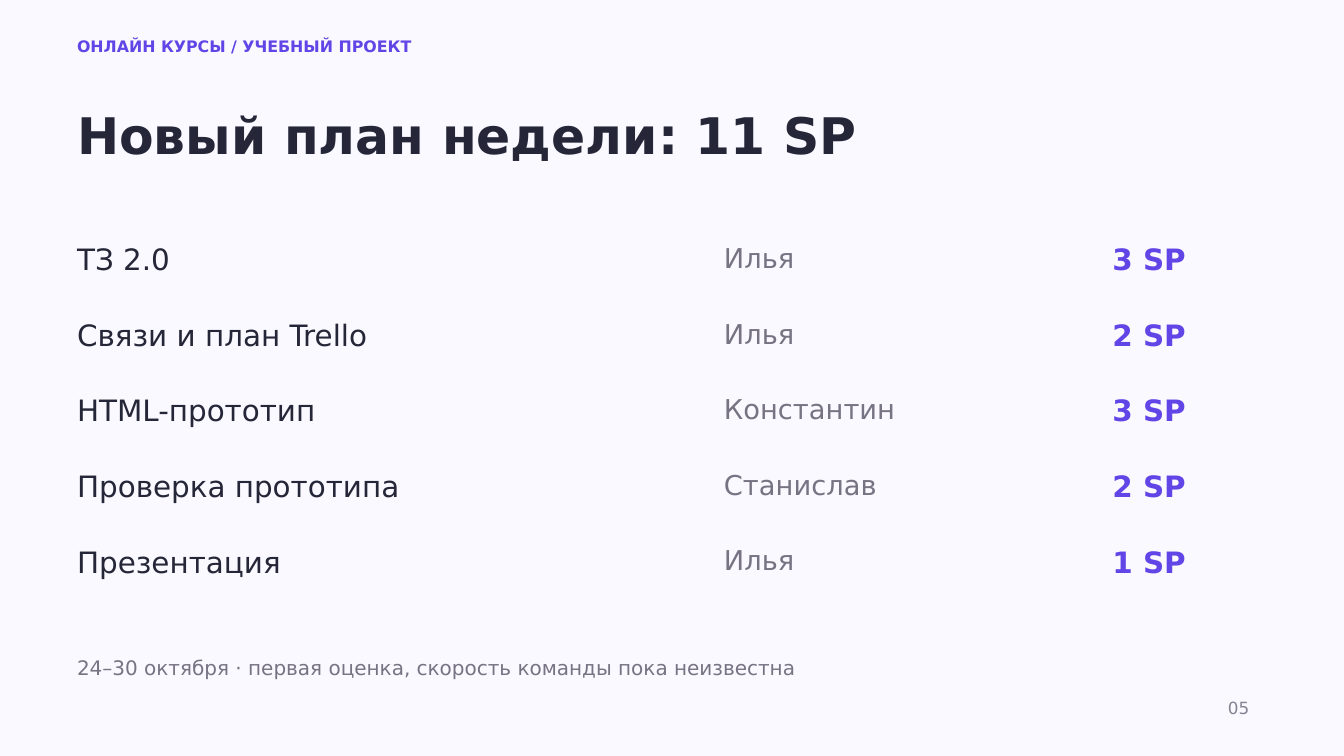
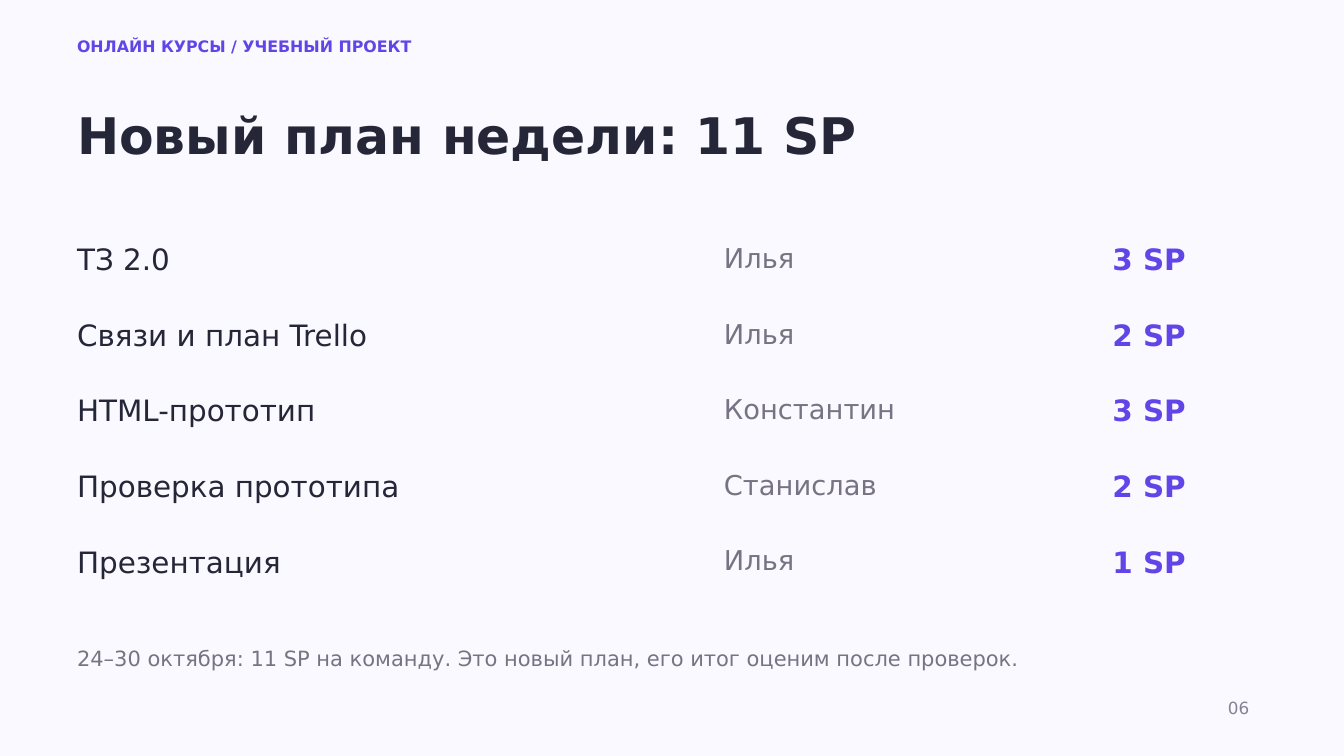
Before and after one commit to lool132k/Online-Courses, a slide deck: slide 6 of docs/presentation.pptx (slide 5 before the commit). Drawn at 1344x756 pixels with LibreOffice and Linux fonts; fonts in the diff are those of the drawing. Boxes give left, top, right and bottom in pixels: in the first picture for what was removed or moved away, otherwise in the second. Text is boxed around its words. In the diff, an @@ line names an element or a change of style, - is before the commit and + after.

```diff
--- a/docs/presentation.pptx
+++ b/docs/presentation.pptx
@@ text at [77, 650, 1019, 671]: text changed; size 14.2 to 15 pt @@
-24–30 октября · первая оценка, скорость команды пока неизвестна
+24–30 октября: 11 SP на команду. Это новый план, его итог оценим после проверок.
@@ text at [1228, 701, 1249, 714]: text changed @@
-05
+06
```
Also in this commit, not shown: 2 other slides changed, 5 slides added, 3 slides removed, 1 other file.
